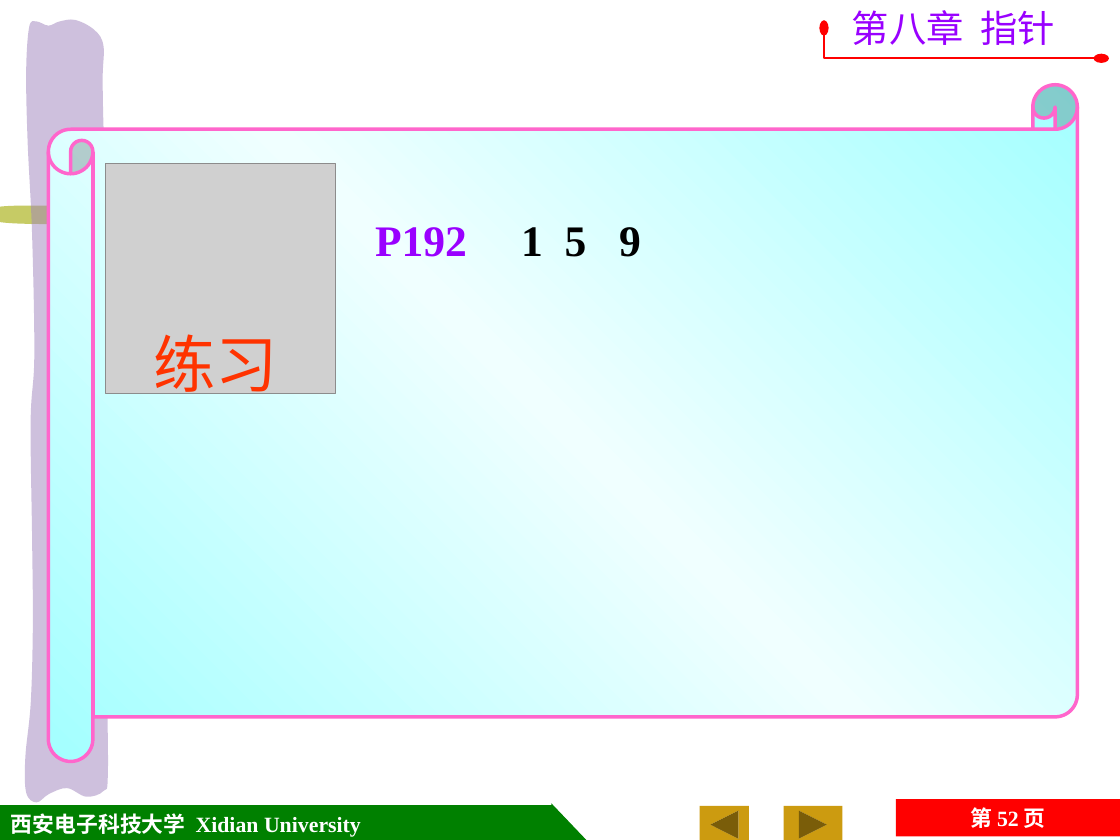
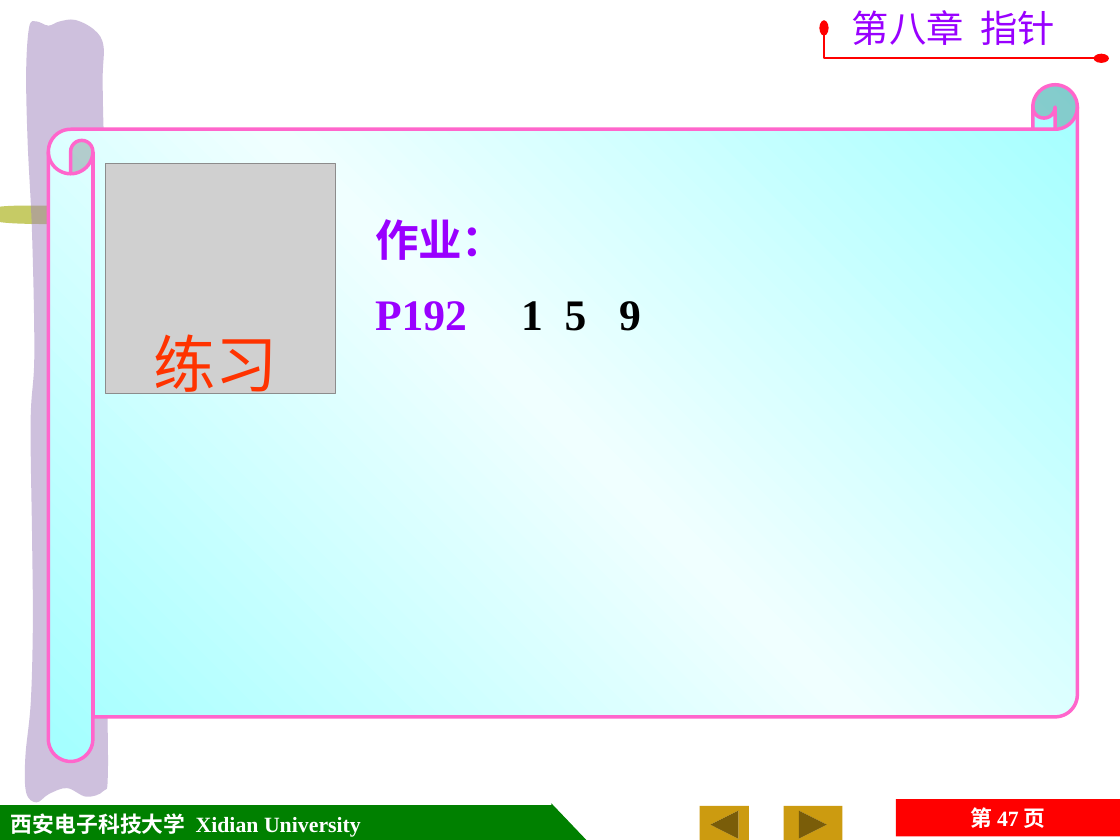
Before and after one commit to jtrfid/C-Repositories, a slide deck: slide 47 of 2015备课/课件/第8章 指针.pptx (slide 52 before the commit). Drawn at 1120x840 pixels with LibreOffice and Linux fonts; fonts in the diff are those of the drawing; grey boxes stand for pictures; background and template pictures are left out. Boxes give left, top, right and bottom in pixels: in the first picture for what was removed or moved away, otherwise in the second. Text is boxed around its words. In the diff, an @@ line names an element or a change of style, - is before the commit and + after.

```diff
--- a/2015备课/课件/第8章 指针.pptx
+++ b/2015备课/课件/第8章 指针.pptx
@@ text at (375,219,506,260): paragraph added @@
+作业：
@@ page number at (970,807,1046,828): text changed @@
-第 52 页
+第 47 页
```
Also in this commit, not shown: 5 slides removed.
